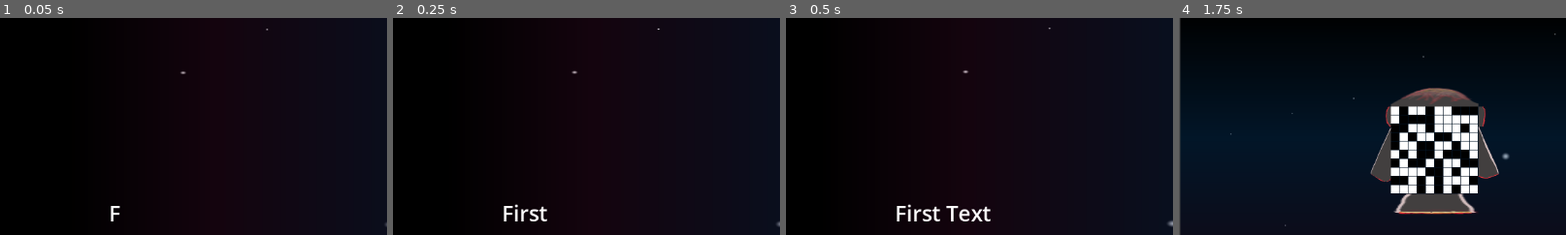
Above: before the commit, frames 1-4 (left to right).
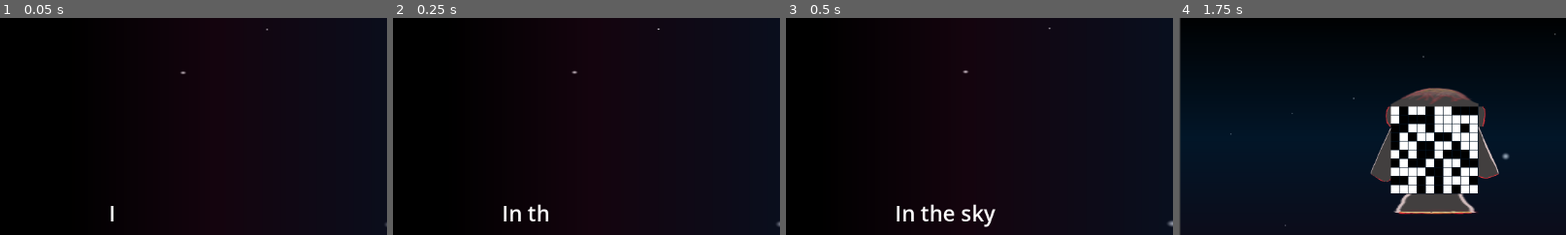
Above: after the commit, the same moments.

Repository: NicholasTillo/GameOfLifeClone
Game: Godot game, scene res://Scenes/Cutscene0.tscn
Same seed, same stepped clock (60 frames per second), same inputs: the game is played once before the commit and once after it.
Inputs (mouse positions are % of the whole screen's width and height, from its top left):
- Up to frame 1 (0.05 s): no input
- Up to frame 2 (0.25 s): no input
- Up to frame 3 (0.5 s): no input
- Up to frame 4 (1.75 s): move the mouse to (50, 49) at 0.52 s; click (50, 49) at 0.67 s; click "Play" at 1.25 s
The pictures show only the part of the screen within x 0-50%, y 20-69%; the shares and areas given below are measured in that part.

The runs differ from the first frame. In frame 1, less than 0.1% of the frame differs, in the area x 29-32%, y 86-92%; in frame 2, 0.5%; in frame 3, 1.1%, in the area x 29-55%, y 85-97%; in frame 4, nothing differs.

Commit message:
Update Starter_Cutscene.gd

Diff:
--- a/Scenes/Starter_Cutscene.gd
+++ b/Scenes/Starter_Cutscene.gd
@@ -5,7 +5,7 @@
 # Called when the node enters the scene tree for the first time.
 func _ready() -> void:
 	Text_Maker.list_of_text(["One, Two Three", "Four Five Six", "Seven Eight Nine"])
-	Text_Maker.display_text("First Text")
+	Text_Maker.display_text("In the sky, its like idk some space stuff")
 
 func _input(event: InputEvent) -> void:
 	if event is InputEventMouseButton and event.pressed:
